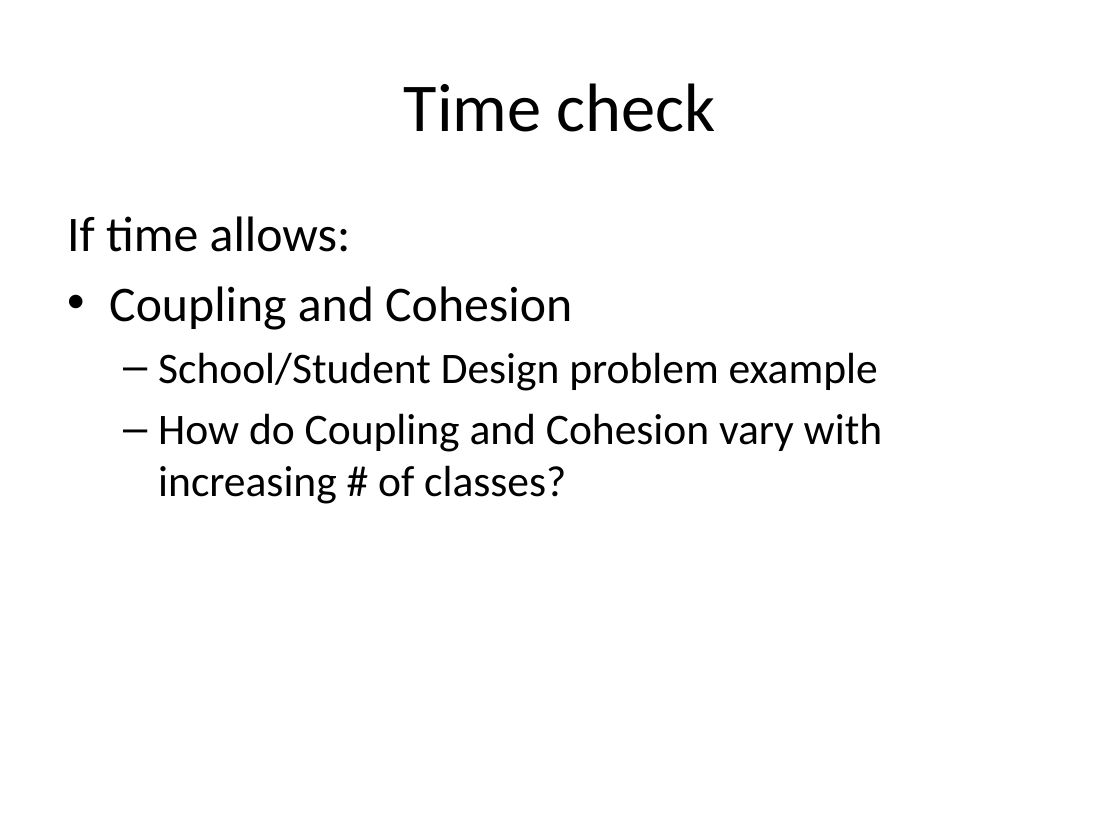
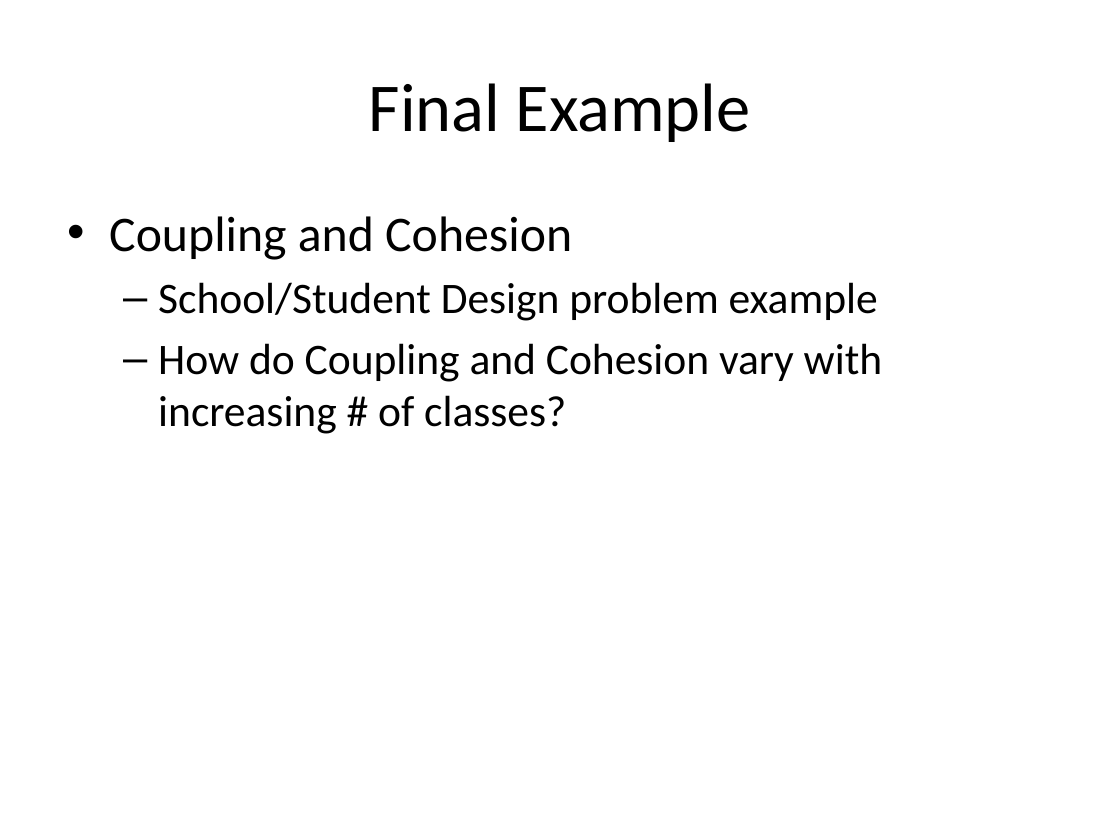
Before and after one commit to RHIT-CSSE/csse220, a slide deck: slide 46 of ClassMaterials/CohesionAndCoupling/Slides/Cohesion_And_Coupling.pptx. Drawn at 1120x840 pixels with LibreOffice and Linux fonts; fonts in the diff are those of the drawing. Boxes give left, top, right and bottom in pixels: in the first picture for what was removed or moved away, otherwise in the second. Text is boxed around its words. In the diff, an @@ line names an element or a change of style, - is before the commit and + after.

```diff
--- a/ClassMaterials/CohesionAndCoupling/Slides/Cohesion_And_Coupling.pptx
+++ b/ClassMaterials/CohesionAndCoupling/Slides/Cohesion_And_Coupling.pptx
@@ title at <box>369,83,751,142</box>: text changed @@
-Time check
+Final Example
@@ text at <box>67,216,351,252</box>: paragraph removed @@
-If time allows:
```
Also in this commit, not shown: 7 other slides changed.
